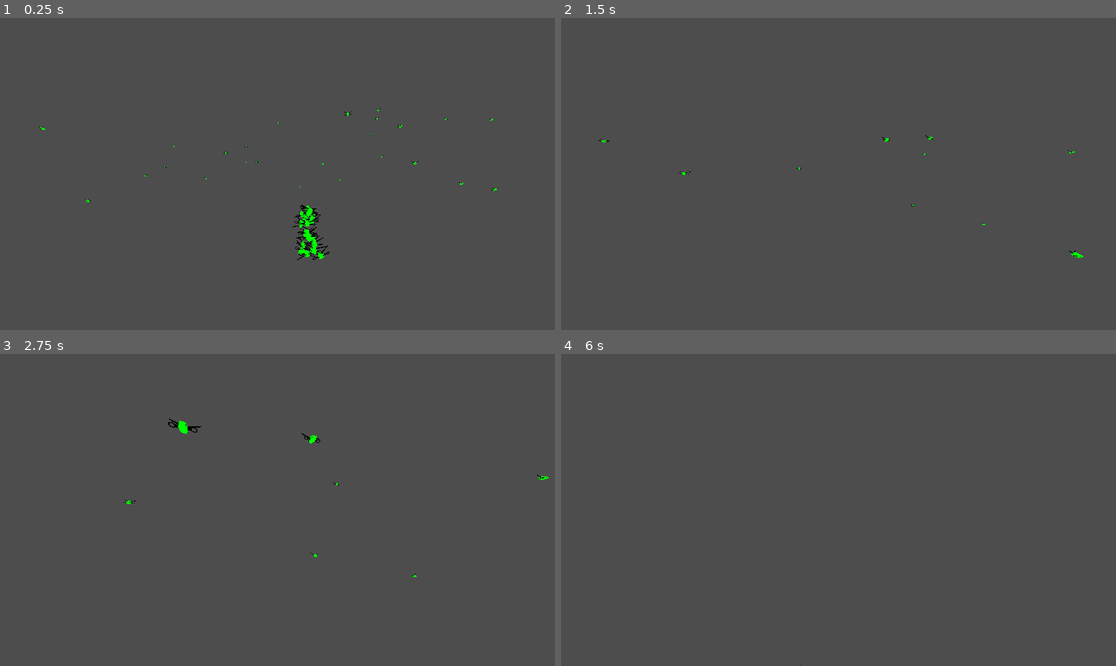
Above: before the commit, frames 1-4 (two rows, left to right).
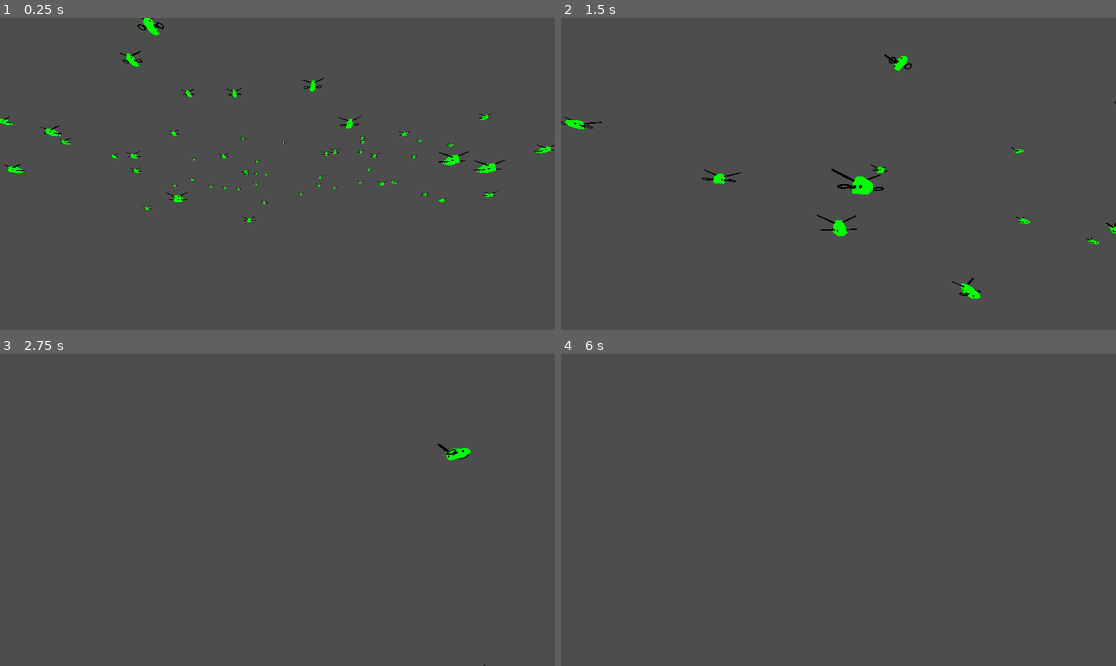
Above: after the commit, the same moments.

Repository: AnasFd/autonomous-drones
Game: Godot game, scene res://main.tscn
Two runs of this game, one before a commit and one after it. Both use one fixed random seed, a clock stepped at 60 frames per second and the inputs below.
Inputs (mouse positions are in pixels of both pictures, inside the frame that each line leads up to):
- Up to frame 1 (0.25 s): no input
- Up to frame 2 (1.5 s): move the mouse to (960, 158) at 0.52 s; press the mouse at (960, 158) at 0.53 s; hold D (move_right) 0.53-1.28 s; move the mouse to (810, 174) at 1.27 s; release the mouse at (810, 174) at 1.28 s; hold W (move_forward) from 1.28 s (still down); click (810, 174) at 1.35 s
- Up to frame 3 (2.75 s): move the mouse to (333, 441) at 2.02 s; release W (move_forward) at 2.03 s; press the mouse at (333, 441) at 2.03 s; hold D (move_right) from 2.03 s (still down)
- Up to frame 4 (6 s): move the mouse to (832, 516) at 2.77 s; release D (move_right) at 2.78 s; release the mouse at (832, 516) at 2.78 s; hold W (move_forward) 2.78-3.53 s; click (832, 516) at 2.85 s; tap Enter at 3.5, 5 s; move the mouse to (1005, 556) at 3.52 s; press the mouse at (1005, 556) at 3.53 s; hold A (move_left) 3.53-4.28 s; tap Space at 4.25, 5.75 s; move the mouse to (794, 506) at 4.27 s; release the mouse at (794, 506) at 4.28 s; hold W (move_forward) 4.28-5.03 s; click (794, 506) at 4.35 s; move the mouse to (866, 510) at 5.02 s; press the mouse at (866, 510) at 5.03 s; hold S (move_backwards) 5.03-5.78 s; move the mouse to (816, 503) at 5.77 s; release the mouse at (816, 503) at 5.78 s; hold D (move_right) from 5.78 s (still down); click (816, 503) at 5.85 s

The runs differ from the first frame. In frame 1, 1.6% of the frame differs, in the area x 0-100%, y 0-78%; in frame 2, 1.1%; in frame 3, 0.3%; in frame 4, less than 0.1%.

Commit message:
Better structure, drones don't avoid other drones...

Diff:
--- a/main.tscn
+++ b/main.tscn
@@ -1,8 +1,7 @@
-[gd_scene load_steps=5 format=3 uid="uid://cvwwdtd1s2scv"]
+[gd_scene load_steps=4 format=3 uid="uid://cvwwdtd1s2scv"]
 
 [ext_resource type="Script" path="res://scripts/main.gd" id="1_2vu3p"]
 [ext_resource type="Script" path="res://scripts/camera_3d.gd" id="2_vulxn"]
-[ext_resource type="PackedScene" uid="uid://c33ac6ijvuuvm" path="res://scenes/drone.tscn" id="3_8r5jr"]
 [ext_resource type="PackedScene" uid="uid://d3uca6x2hwlhy" path="res://scenes/floor.tscn" id="3_pad2v"]
 
 [node name="Main" type="Node3D"]
@@ -21,65 +20,5 @@
 [node name="Drones" type="Node3D" parent="."]
 transform = Transform3D(1, 0, 0, 0, 1, 0, 0, 0, 1, 0, 0, 12.4401)
 
-[node name="Drone" parent="Drones" instance=ExtResource("3_8r5jr")]
-transform = Transform3D(1, 0, 0, 0, 1, 0, 0, 0, 1, 0, 0, -12.4401)
-
-[node name="Drone2" parent="Drones" instance=ExtResource("3_8r5jr")]
-transform = Transform3D(1, 0, 0, 0, 1, 0, 0, 0, 1, 0, 0, -12.4401)
-
-[node name="Drone3" parent="Drones" instance=ExtResource("3_8r5jr")]
-transform = Transform3D(1, 0, 0, 0, 1, 0, 0, 0, 1, 0, 0, -12.4401)
-
-[node name="Drone4" parent="Drones" instance=ExtResource("3_8r5jr")]
-transform = Transform3D(1, 0, 0, 0, 1, 0, 0, 0, 1, 0, 0, -12.4401)
-
-[node name="Drone5" parent="Drones" instance=ExtResource("3_8r5jr")]
-transform = Transform3D(1, 0, 0, 0, 1, 0, 0, 0, 1, 0, 0, -12.4401)
-
-[node name="Drone6" parent="Drones" instance=ExtResource("3_8r5jr")]
-transform = Transform3D(1, 0, 0, 0, 1, 0, 0, 0, 1, 0, 0, -12.4401)
-
-[node name="Drone7" parent="Drones" instance=ExtResource("3_8r5jr")]
-transform = Transform3D(1, 0, 0, 0, 1, 0, 0, 0, 1, 0, 0, -12.4401)
-
-[node name="Drone8" parent="Drones" instance=ExtResource("3_8r5jr")]
-transform = Transform3D(1, 0, 0, 0, 1, 0, 0, 0, 1, 0, 0, -12.4401)
-
-[node name="Drone9" parent="Drones" instance=ExtResource("3_8r5jr")]
-transform = Transform3D(1, 0, 0, 0, 1, 0, 0, 0, 1, 0, 0, -12.4401)
-
-[node name="Drone10" parent="Drones" instance=ExtResource("3_8r5jr")]
-transform = Transform3D(1, 0, 0, 0, 1, 0, 0, 0, 1, 0, 0, -12.4401)
-
-[node name="Drone11" parent="Drones" instance=ExtResource("3_8r5jr")]
-transform = Transform3D(1, 0, 0, 0, 1, 0, 0, 0, 1, 0, 0, -12.4401)
-
-[node name="Drone12" parent="Drones" instance=ExtResource("3_8r5jr")]
-transform = Transform3D(1, 0, 0, 0, 1, 0, 0, 0, 1, 0, 0, -12.4401)
-
-[node name="Drone13" parent="Drones" instance=ExtResource("3_8r5jr")]
-transform = Transform3D(1, 0, 0, 0, 1, 0, 0, 0, 1, 0, 0, -12.4401)
-
-[node name="Drone14" parent="Drones" instance=ExtResource("3_8r5jr")]
-transform = Transform3D(1, 0, 0, 0, 1, 0, 0, 0, 1, 0, 0, -12.4401)
-
-[node name="Drone15" parent="Drones" instance=ExtResource("3_8r5jr")]
-transform = Transform3D(1, 0, 0, 0, 1, 0, 0, 0, 1, 0, 0, -12.4401)
-
-[node name="Drone16" parent="Drones" instance=ExtResource("3_8r5jr")]
-transform = Transform3D(1, 0, 0, 0, 1, 0, 0, 0, 1, 0, 0, -12.4401)
-
-[node name="Drone17" parent="Drones" instance=ExtResource("3_8r5jr")]
-transform = Transform3D(1, 0, 0, 0, 1, 0, 0, 0, 1, 0, 0, -12.4401)
-
-[node name="Drone18" parent="Drones" instance=ExtResource("3_8r5jr")]
-transform = Transform3D(1, 0, 0, 0, 1, 0, 0, 0, 1, 0, 0, -12.4401)
-
-[node name="Drone19" parent="Drones" instance=ExtResource("3_8r5jr")]
-transform = Transform3D(1, 0, 0, 0, 1, 0, 0, 0, 1, 0, 0, -12.4401)
-
-[node name="Drone20" parent="Drones" instance=ExtResource("3_8r5jr")]
-transform = Transform3D(1, 0, 0, 0, 1, 0, 0, 0, 1, 0, 0, -12.4401)
-
 [node name="Floor" parent="." instance=ExtResource("3_pad2v")]
 visible = false
--- a/scenes/drone.tscn
+++ b/scenes/drone.tscn
@@ -4,7 +4,6 @@
 [ext_resource type="PackedScene" uid="uid://d1drnypk1wr8e" path="res://scenes/model_drone_1.tscn" id="1_se17h"]
 
 [sub_resource type="BoxShape3D" id="BoxShape3D_a3q2j"]
-margin = 0.5
 size = Vector3(2.4711, 1.15045, 1)
 
 [node name="Drone" type="RigidBody3D"]
--- a/scripts/drone.gd
+++ b/scripts/drone.gd
@@ -1,118 +1,91 @@
 extends RigidBody3D
 
-@export var sphere_center: Vector3 = Vector3(0, 0, 0)
-@export var sphere_radius: float = 10.0
-@export var base_min_distance: float = 5
+@export var base_min_distance: float = 10.0
 @export var speed: float = 1.0
-#@onready var drones = self.get_parent().get_children()
-var local_drones_size = 20
-@export var attraction_strength: float = 3.0 * speed  # Starting value;
-# Fine-Tuning Tips for attraction_strength:
-# Start with a low value and increase gradually until drones maintain
-# a stable position at the boundary without overshooting.
-# Monitor if drones reach the boundary smoothly; if they oscillate,
-# reduce attraction_strength. If they lag or never reach the boundary,
-# increase it slightly.
-@export var repulsion_strength: float = 3.0
-var drones
-# Define possible states, including ALIGN_TO_RADIUS
+@export var attraction_strength: float = 1.0 * speed
+@export var repulsion_strength: float = 100.0
+
 enum State { MOVE, AVOID_OBSTACLES, IDLE }
 var current_state: State = State.MOVE
+var all_drones: Array
+var sphere_center: Vector3
+var sphere_radius: float
 
-func _ready():
-	drones = get_parent().get_children()
-	current_state = State.MOVE
+# Function to initialize shared parameters from Main.gd
+func initialize(center: Vector3, radius: float, drones: Array) -> void:
+	sphere_center = center
+	sphere_radius = radius
+	all_drones = drones
 
-func _process(delta):
-	# Execute logic based on the current state
+# Centralized state update function
+func update_state(new_state: State) -> void:
+	current_state = new_state
+
+# Execute behavior based on the current state
+func perform_behavior():
 	match current_state:
 		State.MOVE:
-			move_to_center(delta)
-			#print("in move")
+			move_to_center()
 		State.AVOID_OBSTACLES:
-			avoid_obstacles(delta)
-			#print("in avoid")
+			avoid_obstacles()
 		State.IDLE:
-			idle(delta)
-			print("in idle")
+			idle()
 
-# State Logic
-
-# MOVE State: Drone moves towards the sphere center until close enough to align with radius
-func move_to_center(_delta):
+# MOVE State: Move towards the sphere center until aligning with radius
+func move_to_center():
 	var movement = calculate_attraction_force()
 	apply_central_force(movement)
 
-	var avoidance_force = calculate_avoidance_force()
-
-	if avoidance_force != Vector3.ZERO: # If obstacle near by
-		current_state = State.AVOID_OBSTACLES
-	elif movement == Vector3.ZERO: # no obstacles and in sphere radius
-		current_state = State.IDLE
-	else:
-		current_state = State.MOVE # Continue moving towards the center
+	if calculate_avoidance_force() != Vector3.ZERO:
+		update_state(State.AVOID_OBSTACLES)
+	elif movement == Vector3.ZERO:
+		update_state(State.IDLE)
 
 # AVOID_OBSTACLES State: Adjust position to avoid collision with other drones
-func avoid_obstacles(_delta):
+func avoid_obstacles():
 	var avoidance_force = calculate_avoidance_force()
 	apply_central_force(avoidance_force)
 
-	if avoidance_force == Vector3.ZERO: # no obstacles nearby
-		if calculate_attraction_force() != Vector3.ZERO: # not in sphere radius
-			current_state = State.MOVE
-		else:
-			current_state = State.IDLE
-	else:
-		current_state = State.AVOID_OBSTACLES
+	if avoidance_force == Vector3.ZERO:
+		update_state(State.MOVE)
 
-# IDLE State: Maintain position on the sphere boundary and ensure even spacing
-func idle(_delta):
-	if calculate_avoidance_force() != Vector3.ZERO: # Obstacles nearby
-		current_state = State.AVOID_OBSTACLES
-	elif calculate_attraction_force() != Vector3.ZERO: # not in sphere radius
-		current_state = State.MOVE
-	else:
-		current_state = State.IDLE
+# IDLE State: Maintain position on the sphere boundary, avoiding nearby obstacles
+func idle():
+	#if calculate_attraction_force() != Vector3.ZERO:
+		#update_state(State.MOVE)
+	if calculate_avoidance_force() != Vector3.ZERO:
+		update_state(State.AVOID_OBSTACLES)
 
-# Helper functions
+# Helper Functions
 
+# Calculate attraction towards or away from the sphere center
 func calculate_attraction_force() -> Vector3:
-	# Get the direction and distance to the center
 	var direction_to_center = (sphere_center - global_transform.origin)
 	var distance_to_center = direction_to_center.length()
 
-	# Determine the direction of the force: toward or away from the center
 	if distance_to_center > sphere_radius:
-		# If outside the sphere, pull towards center
 		return direction_to_center.normalized() * attraction_strength
 	elif distance_to_center < sphere_radius:
-		# If inside the sphere, push away from center
 		return -direction_to_center.normalized() * attraction_strength
 	else:
 		return Vector3.ZERO
 
-# Calculate avoidance force to keep drones at a minimum distance from each other
 func calculate_avoidance_force() -> Vector3:
 	var avoidance_force = Vector3.ZERO
+	var min_distance = base_min_distance + (sphere_radius / all_drones.size())
 
-	for drone in drones:
+	for drone in all_drones:
 		if drone != self:
 			var distance_to_drone = global_transform.origin.distance_to(drone.global_transform.origin)
-			var min_distance = base_min_distance
 
 			if distance_to_drone < min_distance:
 				# Calculate the repulsion direction away from the other drone
 				var repulsion_direction = (global_transform.origin - drone.global_transform.origin).normalized()
 
-				# Calculate a tangential direction based on the sphere center
-				var to_center = (sphere_center - global_transform.origin).normalized()
-				var tangential_direction = to_center.cross(repulsion_direction).normalized()
+				# Make the repulsion stronger the closer the drones get
+				var repulsion_magnitude = repulsion_strength * ((min_distance - distance_to_drone) / min_distance)
 
-				# Blend repulsion and tangential movement, using a balance factor
-				var balance_factor = 0.1  # Adjust this to control tangential influence
-				var adjusted_direction = (repulsion_direction * (1 - balance_factor)) + (tangential_direction * balance_factor)
-
-				var repulsion_strength_scaled = (min_distance - distance_to_drone) / min_distance
-				avoidance_force += adjusted_direction * repulsion_strength_scaled * repulsion_strength
+				# Add the calculated force in the repulsion direction
+				avoidance_force += repulsion_direction * repulsion_magnitude
 
 	return avoidance_force
--- a/scripts/main.gd
+++ b/scripts/main.gd
@@ -1,21 +1,40 @@
 extends Node3D
 
-const drone: Resource = preload("res://scenes/drone.tscn")
-@onready var drones = $Drones  # Reference to the node containing the drones
-@export var num_drones: int = 50  # Number of drones to create
-@export var area_size: float = 100  # Size of the area to randomly place drones in
+const DroneScene: Resource = preload("res://scenes/drone.tscn")
+
+@onready var drone_container = $Drones
+@export var area_size: float = 50.0
+@export var sphere_center: Vector3 = Vector3(0, 0, 0)
+@export var num_drones: int = 100
+@export var sphere_radius: float = 20.0
+
+enum State { MOVE, AVOID_OBSTACLES, IDLE }
+var global_state: State = State.MOVE
+var all_drones = []
 
 func _ready():
 	spawn_drones(num_drones)
+	for drone in all_drones:
+		drone.initialize(sphere_center, sphere_radius, all_drones)
+
+func _process(delta):
+	update_states(delta)
 
 func spawn_drones(count: int):
 	for i in range(count):
-		var new_drone = drone.instantiate()  # Create a new instance of the drone scene
-		drones.add_child(new_drone)  # Add the drone to the Drones node
+		var new_drone = DroneScene.instantiate()
+		drone_container.add_child(new_drone)
 
 		var random_position = Vector3(
 			randf_range(-area_size, area_size),
-			randf_range(1, area_size / 2),  # Keep drones above ground level
+			randf_range(1, area_size / 2),
 			randf_range(-area_size, area_size)
 		)
-		new_drone.global_transform.origin = random_position  # Set random position in the 3D space
+		new_drone.global_transform.origin = random_position
+		all_drones.append(new_drone)
+
+# Centralized state update logic for all drones
+func update_states(_delta):
+	for drone in all_drones:
+		drone.update_state(global_state)
+		drone.perform_behavior()
